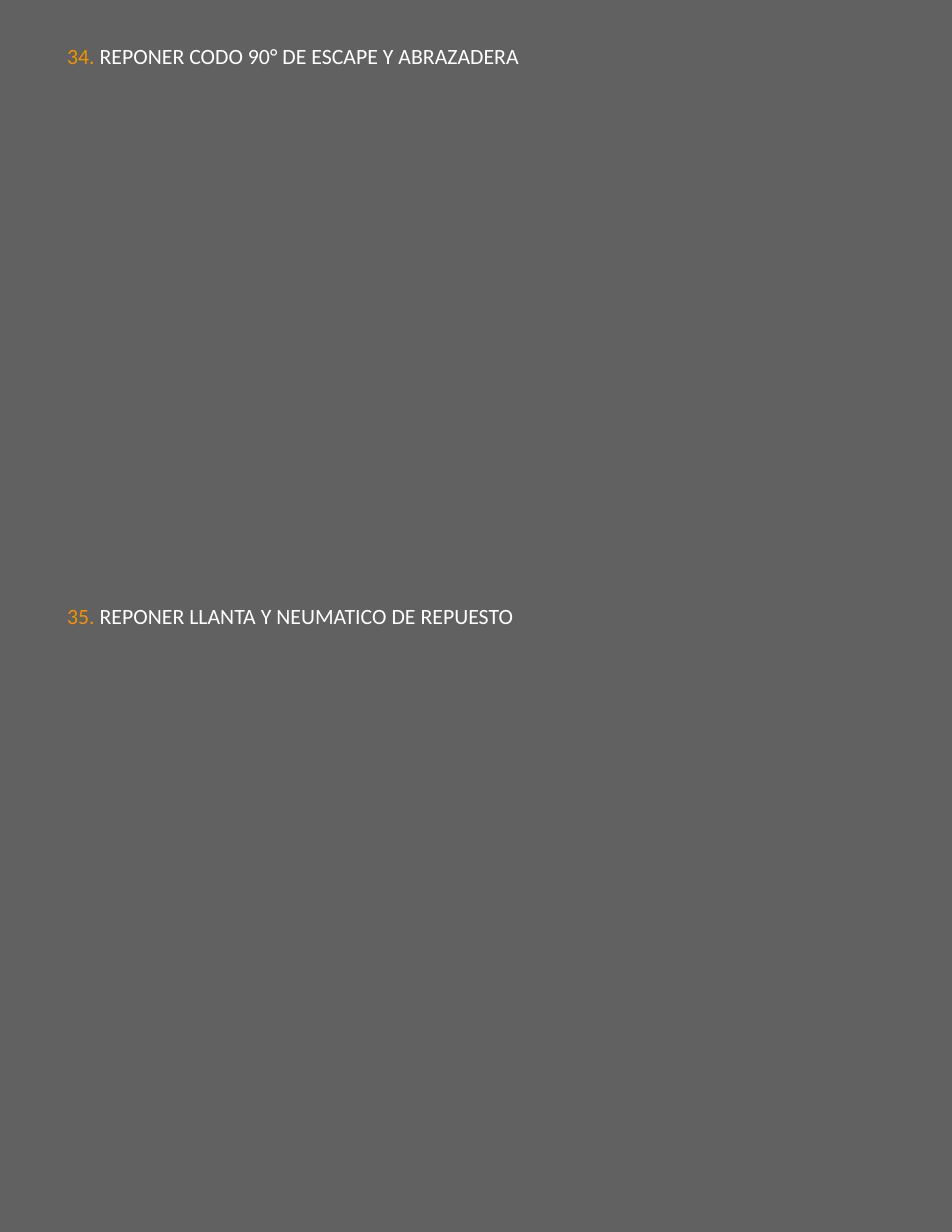
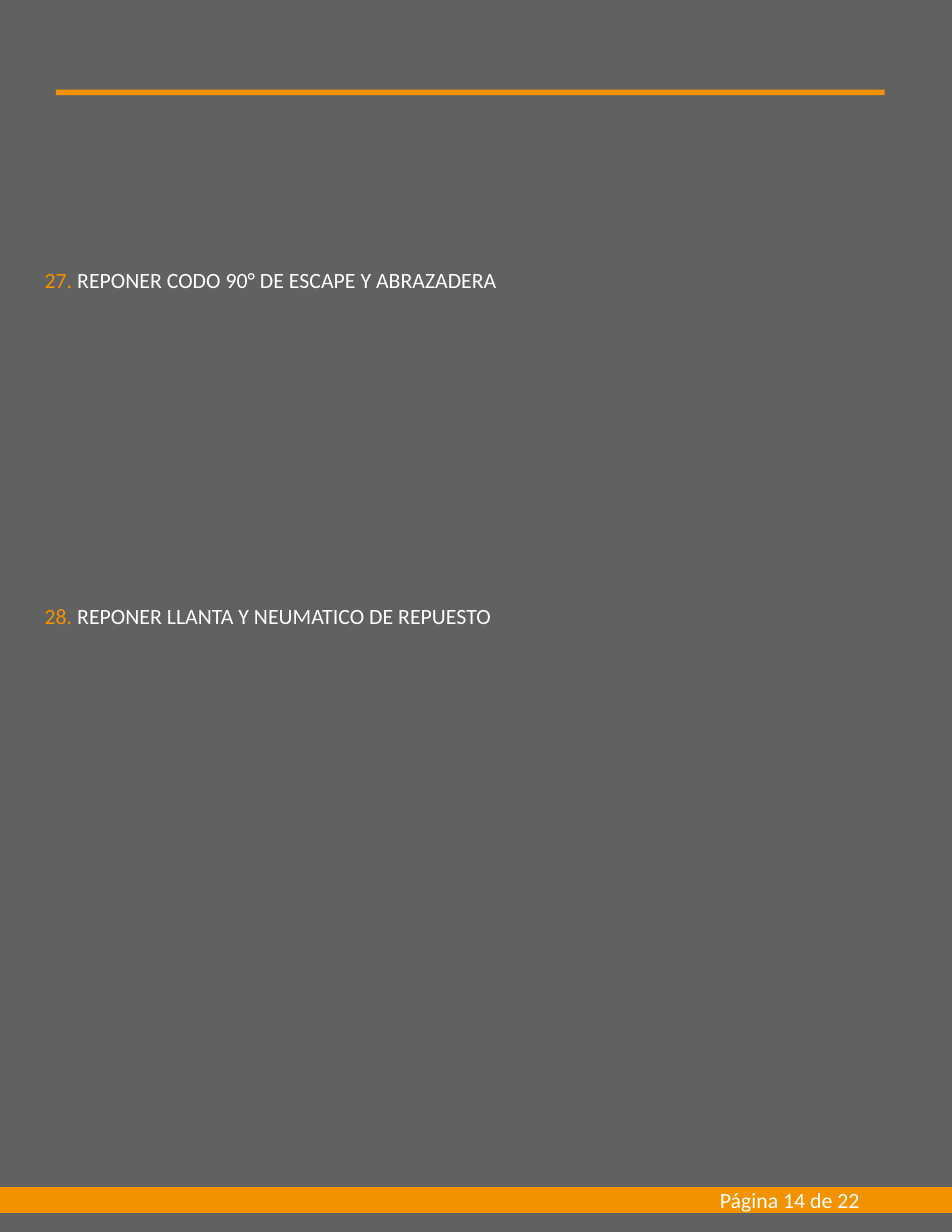
Before and after one commit to AlexanderMaverick/automated-report-excel-to-ppt, a slide deck: slide 14 of assets/archivo.pptx. Drawn at 952x1232 pixels with LibreOffice and Linux fonts; fonts in the diff are those of the drawing. Boxes give left, top, right and bottom in pixels: in the first picture for what was removed or moved away, otherwise in the second. Text is boxed around its words. In the diff, an @@ line names an element or a change of style, - is before the commit and + after.

```diff
--- a/assets/archivo.pptx
+++ b/assets/archivo.pptx
@@ rectangle added at box(56, 90, 885, 95), fill #F39200 @@
@@ text at box(45, 273, 496, 288): text changed @@
-34. REPONER CODO 90° DE ESCAPE Y ABRAZADERA
+27. REPONER CODO 90° DE ESCAPE Y ABRAZADERA
@@ text at box(45, 609, 491, 624): text changed @@
-35. REPONER LLANTA Y NEUMATICO DE REPUESTO
+28. REPONER LLANTA Y NEUMATICO DE REPUESTO
@@ rectangle added at box(0, 1187, 952, 1213), fill #F39200 @@
@@ text added at box(720, 1193, 859, 1214), 14 pt, text #FFFFFF @@
+Página 14 de 22
```
Also in this commit, not shown: 21 other slides changed, 2 other files.
